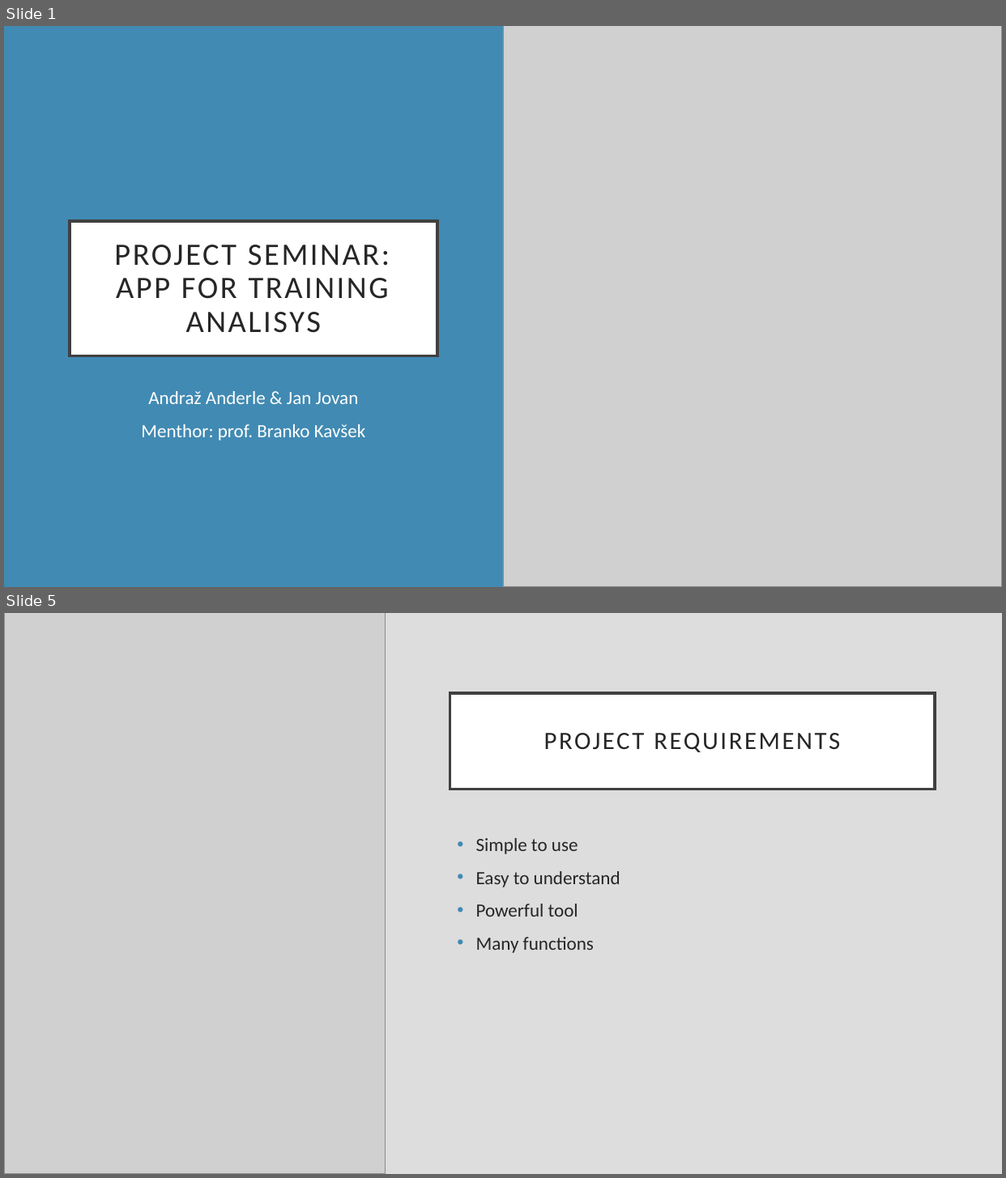
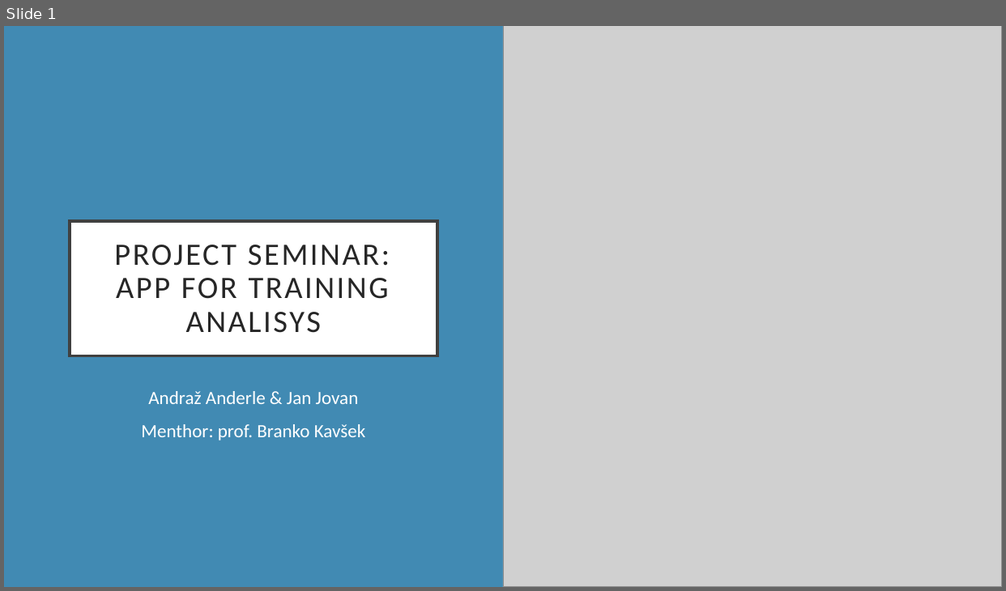
Before and after one commit to reddiamond1234/app-for-training-analisys, a slide deck: ProjectPresentation.pptx. Shown one above the other, each under a label of ours: slides 1 and 5 before the commit, slide 1 after it; the slides between them are not shown. The pictures are 1006x1178 and 1006x591 pixels, drawn with LibreOffice and Linux fonts; fonts in the diff are those of the drawing; grey boxes stand for pictures. Boxes give left, top, right and bottom in pixels: in the first picture for what was removed or moved away, otherwise in the second. Text is boxed around its words. In the diff, an @@ line names an element or a change of style, - is before the commit and + after.

```diff
--- a/ProjectPresentation.pptx
+++ b/ProjectPresentation.pptx
@@ slide 5 removed at box(4, 613, 1002, 1174), background #DDDDDD @@
@@ picture removed at box(4, 613, 385, 1174) @@
@@ title removed at box(450, 693, 936, 789) @@
-PROJECT REQUIREMENTS
@@ text removed at box(476, 838, 620, 953) @@
-• Simple to use
-• Easy to understand
-• Powerful tool
-• Many functions
```
Also in this commit, not shown: 6 slides changed, 4 slides added, 2 other slides removed, 2 other files.
